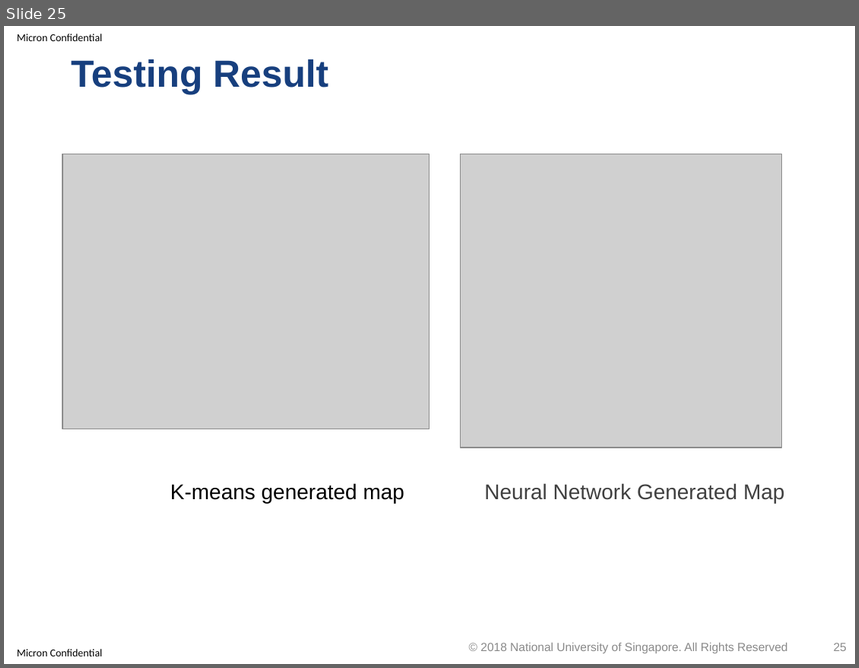
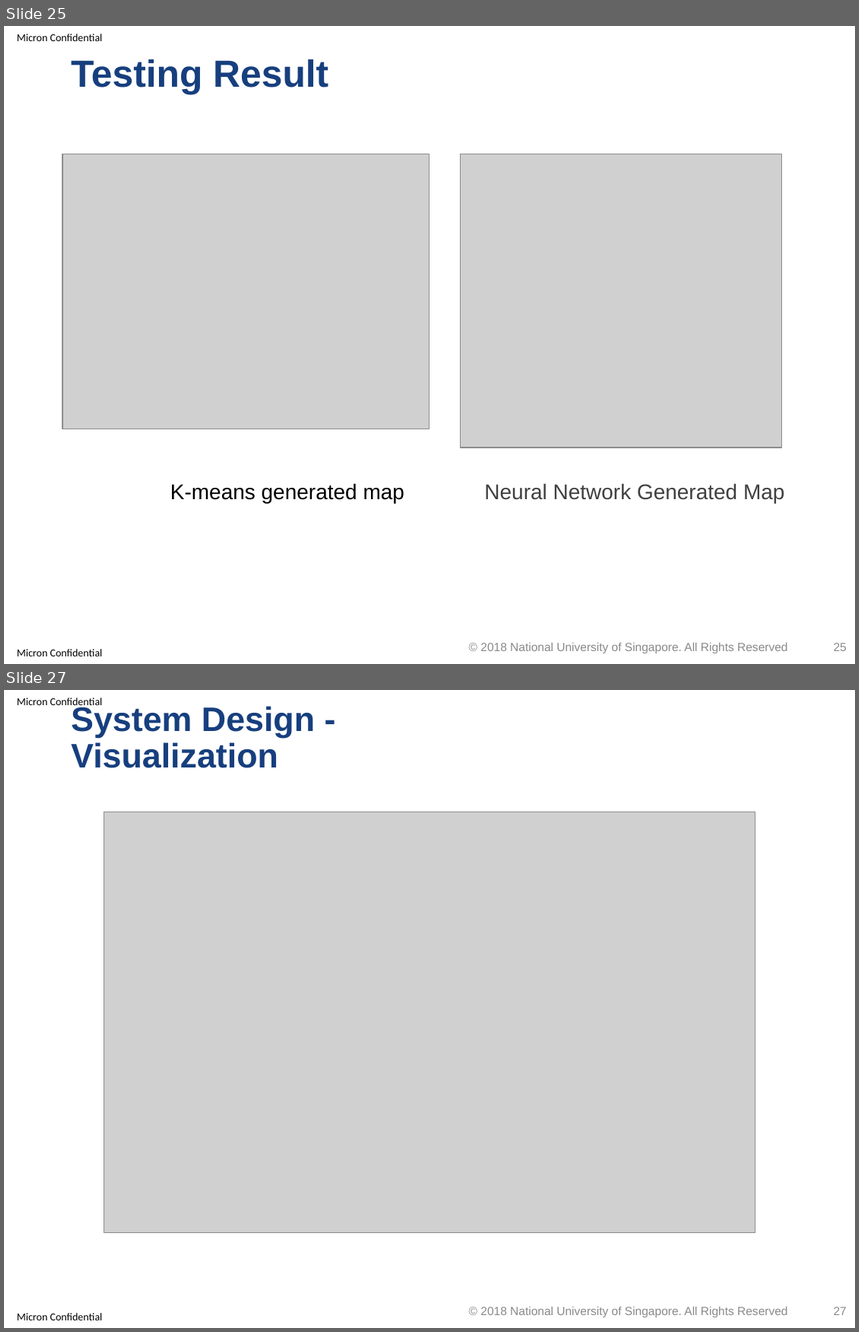
Before and after one commit to optimusium/3dscan, a slide deck: PracticeModule_Presentation.pptx. Shown one above the other, each under a label of ours: slide 25 before the commit, slides 25 and 27 after it; the slides between them are not shown. The pictures are 859x668 and 859x1332 pixels, drawn with LibreOffice and Linux fonts; fonts in the diff are those of the drawing; grey boxes stand for pictures; background and template pictures are left out. Boxes give left, top, right and bottom in pixels: in the first picture for what was removed or moved away, otherwise in the second. Text is boxed around its words. In the diff, an @@ line names an element or a change of style, - is before the commit and + after.

Commit message:
Update report and presentation documents to add particle filter and visualization;

```diff
--- a/PracticeModule_Presentation.pptx
+++ b/PracticeModule_Presentation.pptx
@@ slide 27 added at (4, 690, 855, 1328), background #FFFFFF; not listed: 2 template elements that a slide beside it also shows @@
@@ title added at (71, 704, 315, 768), 28.8 pt, text #173F7E, bold @@
+System Design -
+Visualization
@@ picture added at (104, 812, 755, 1233) @@
@@ text added at (481, 1307, 788, 1318), 10 pt, text #898989 @@
+© 2018 National University of Singapore. All Rights Reserved
@@ page number added at (834, 1307, 847, 1315), 10 pt, text #8C8C8C @@
+27
```
Also in this commit, not shown: 3 other slides added, 1 other file.
